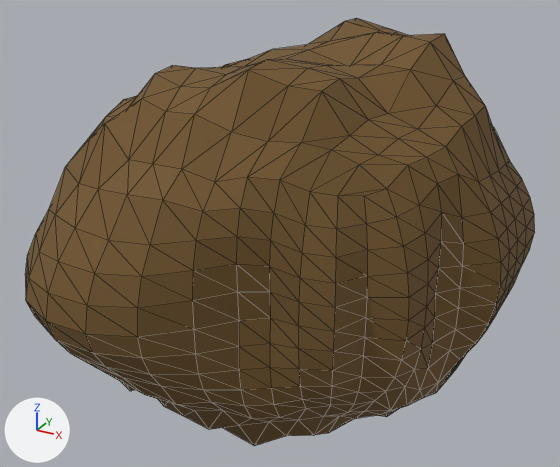
An edit to the glTF model public/models/enemies/newshr-190.glb, drawn before and after from the same camera.
Rendered twice from a camera (50 mm lens) standing at (0.628, -1.2, 0.581) and looking at (0.002, -0.062, 0.012). Lighting does not change. The marker at lower left points along +X, +Y and +Z. The older version comes first. Mesh edges are drawn as thin lines. Vertices at exactly the same position are counted once.

Objects in the first picture: 'newshr-190'.
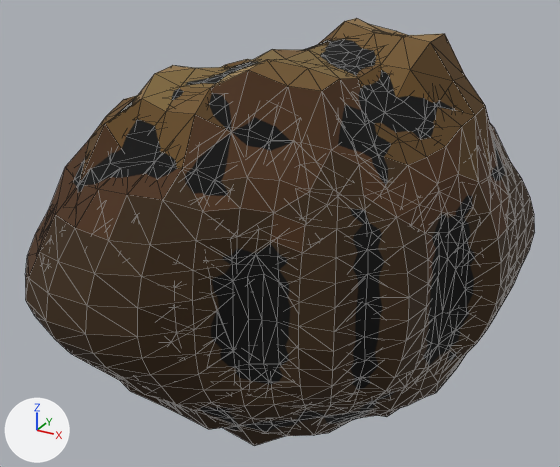
Changed parts and their boxes (x1, y1, x2, y2) in the pictures (560 x 467 px):
'newshr-190_outline', added (black)
    after: (73, 31, 505, 432)
part 1 of me_newshr_190, recoloured
    both: (26, 170, 534, 445)
part 2 of me_newshr_190, recoloured
    both: (36, 70, 442, 284)
part 3 of me_newshr_190, recoloured
    before: (79, 34, 485, 182)
    after: (80, 34, 492, 180)
part 4 of me_newshr_190, recoloured
    both: (90, 70, 434, 169)
part 5 of me_newshr_190, recoloured
    before: (142, 65, 251, 111)
    after: (142, 67, 234, 111)
part 6 of me_newshr_190, recoloured
    both: (132, 31, 443, 104)

What changed in the scene script:
```text
Add mat_pal_24_newshr_190_r24:
    mat_pal_24_newshr_190_r24 = principled_material('pal_24_newshr-190-r24')
    mat_pal_24_newshr_190_r24.base_color = (0.205, 0.13, 0.0395)  # brown #7d6538
    mat_pal_24_newshr_190_r24.roughness = 0.9
Add mat_pal_21_newshr_190_r21:
    mat_pal_21_newshr_190_r21 = principled_material('pal_21_newshr-190-r21')
    mat_pal_21_newshr_190_r21.base_color = (0.0908, 0.0452, 0.00913)  # brown #553c18
    mat_pal_21_newshr_190_r21.roughness = 0.9
Add mat_pal_22_newshr_190_r22:
    mat_pal_22_newshr_190_r22 = principled_material('pal_22_newshr-190-r22')
    mat_pal_22_newshr_190_r22.base_color = (0.13, 0.0666, 0.0144)  # brown #654920
    mat_pal_22_newshr_190_r22.roughness = 0.9
Add mat_pal_25_newshr_190_r25:
    mat_pal_25_newshr_190_r25 = principled_material('pal_25_newshr-190-r25')
    mat_pal_25_newshr_190_r25.base_color = (0.27, 0.165, 0.0595)  # brown #8e7145
    mat_pal_25_newshr_190_r25.roughness = 0.9
Add mat_pal_19_newshr_190_r19:
    mat_pal_19_newshr_190_r19 = principled_material('pal_19_newshr-190-r19')
    mat_pal_19_newshr_190_r19.base_color = (0.0395, 0.0176, 0.00243)  # brown #382408
    mat_pal_19_newshr_190_r19.roughness = 0.9
Add mat_pal_20_newshr_190_r20:
    mat_pal_20_newshr_190_r20 = principled_material('pal_20_newshr-190-r20')
    mat_pal_20_newshr_190_r20.base_color = (0.0666, 0.0252, 0.00518)  # brown #492c10
    mat_pal_20_newshr_190_r20.roughness = 0.9
Change me_newshr_190:
    where me_newshr_190.from_pydata(...)  # 602 vertices, 1200 faces; spans x -0.322..0.404, y -0.488..0.405, z -0.35..0.373
    me_newshr_190 part 1: 241 faces spanning x -0.292..0.404, y -0.488..0.405, z -0.35..0.22 switch from mat_pal_23_newshr_190 (brown #71552c) to mat_pal_19_newshr_190_r19 (brown #382408)
    me_newshr_190 part 2: 155 faces spanning x -0.317..0.403, y -0.456..0.405, z -0.35..0.347 switch from mat_pal_23_newshr_190 (brown #71552c) to mat_pal_20_newshr_190_r20 (brown #492c10)
    me_newshr_190 part 3: 70 faces spanning x -0.322..0.323, y -0.393..0.376, z -0.297..0.369 switch from mat_pal_23_newshr_190 (brown #71552c) to mat_pal_21_newshr_190_r21 (brown #553c18)
    me_newshr_190 part 4: 40 faces spanning x -0.322..0.27, y -0.346..0.347, z -0.289..0.33 switch from mat_pal_23_newshr_190 (brown #71552c) to mat_pal_22_newshr_190_r22 (brown #654920)
    me_newshr_190 part 5: 24 faces spanning x -0.283..0.159, y -0.324..0.307, z -0.129..0.344 switch from mat_pal_23_newshr_190 (brown #71552c) to mat_pal_24_newshr_190_r24 (brown #7d6538)
    me_newshr_190 part 6: 22 faces spanning x -0.306..0.237, y -0.28..0.307, z -0.146..0.369 switch from mat_pal_23_newshr_190 (brown #71552c) to mat_pal_25_newshr_190_r25 (brown #8e7145)
    add me_newshr_190.materials.append(mat_pal_26_newshr_190_r26)  # brown #9a8255
    add me_newshr_190.materials.append(mat_pal_27_newshr_190_r27)  # brown #aa9265
Add ob_newshr_190_outline:
    ob_newshr_190_outline = bpy.data.objects.new('newshr-190_outline', me_newshr_190_outline)  # 1502 vertices, 3000 faces; spans x -0.311..0.4, y -0.482..0.398, z -0.332..0.363; in mat_outline_shell (black #000000)
    ob_newshr_190_outline.location = (0.0, 0.0, 0.0)
```
